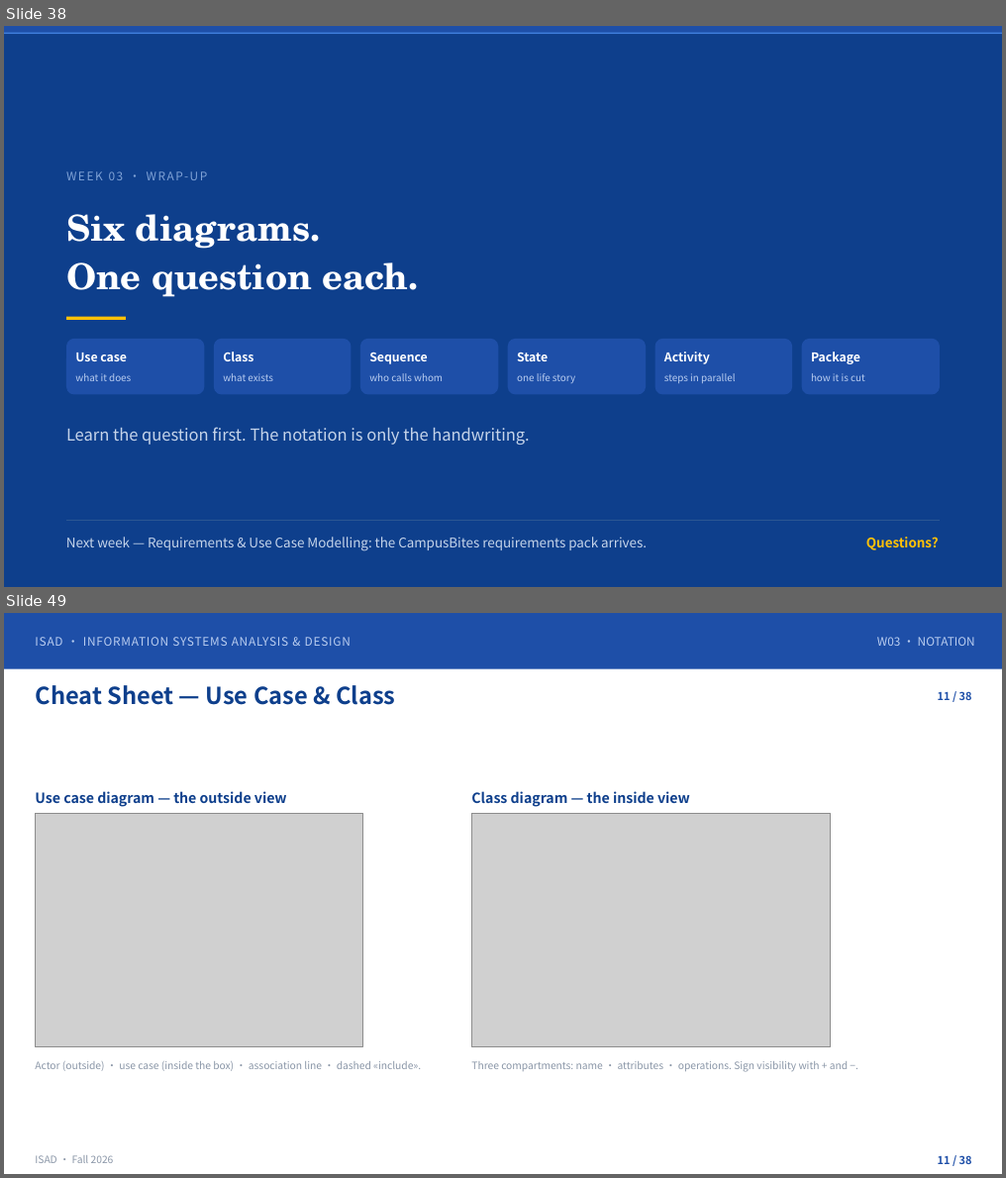
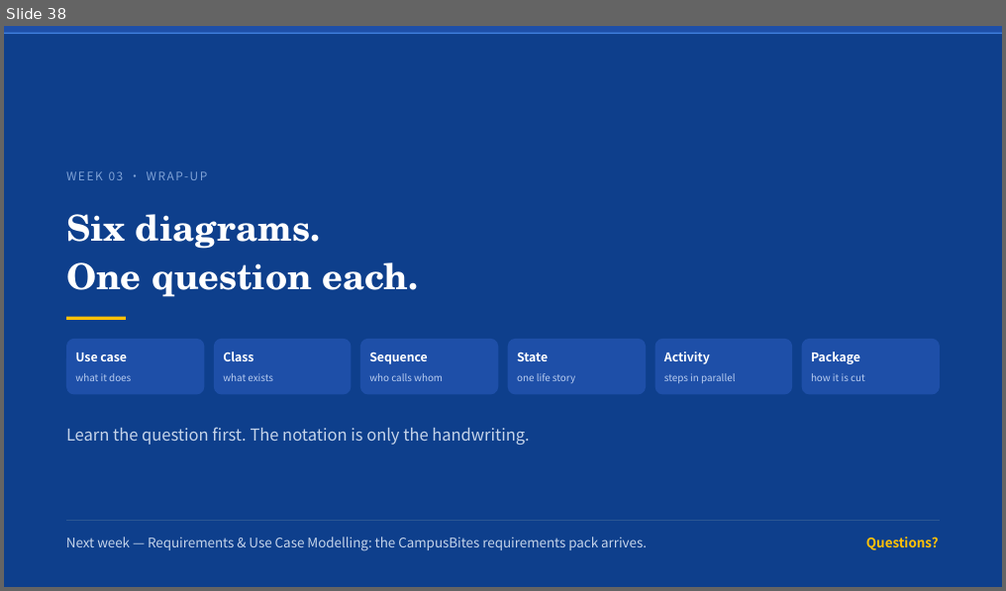
Before and after one commit to klausren/isad-course, a slide deck: 01-slides/W03-UML-Essentials-and-Modeling-Workflow.pptx. Shown one above the other, each under a label of ours: slides 38 and 49 before the commit, slide 38 after it; the slides between them are not shown. The pictures are 1006x1178 and 1006x591 pixels, drawn with LibreOffice and Linux fonts; fonts in the diff are those of the drawing; grey boxes stand for pictures. Boxes give left, top, right and bottom in pixels: in the first picture for what was removed or moved away, otherwise in the second. Text is boxed around its words. In the diff, an @@ line names an element or a change of style, - is before the commit and + after.

```diff
--- a/01-slides/W03-UML-Essentials-and-Modeling-Workflow.pptx
+++ b/01-slides/W03-UML-Essentials-and-Modeling-Workflow.pptx
@@ slide 49 removed at (4,613,1002,1174), background #FFFFFF @@
@@ rectangle removed at (4,613,1002,669) @@
@@ text removed at (35,637,350,646) @@
-ISAD · INFORMATION SYSTEMS ANALYSIS & DESIGN
@@ text removed at (877,637,975,646) @@
-W03 · NOTATION
@@ text removed at (35,685,395,705) @@
-Cheat Sheet — Use Case & Class
@@ text removed at (938,691,972,700) @@
-11 / 38
@@ text removed at (35,791,287,807) @@
-Use case diagram — the outside view
@@ picture removed at (36,814,363,1048) @@
@@ text removed at (471,791,690,807) @@
-Class diagram — the inside view
@@ picture removed at (472,814,831,1048) @@
@@ text removed at (35,1061,421,1071) @@
-Actor (outside) · use case (inside the box) · association line · dashed «include».
@@ text removed at (471,1061,847,1072) @@
-Three compartments: name · attributes · operations. Sign visibility with + and −.
@@ text removed at (35,1156,114,1163) @@
-ISAD · Fall 2026
@@ text removed at (938,1156,972,1164) @@
-11 / 38
```
Also in this commit, not shown: 37 other slides removed, 13 other files.
